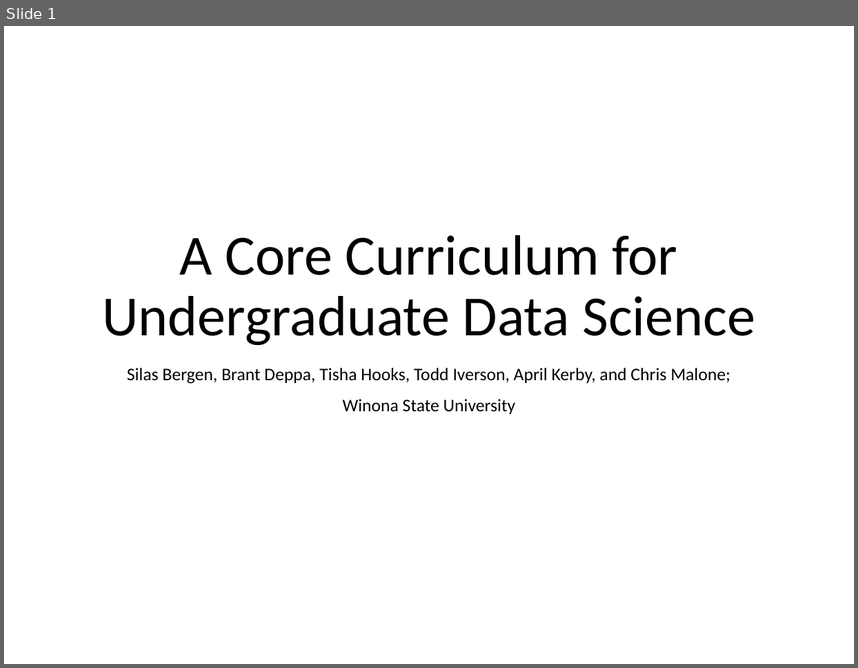
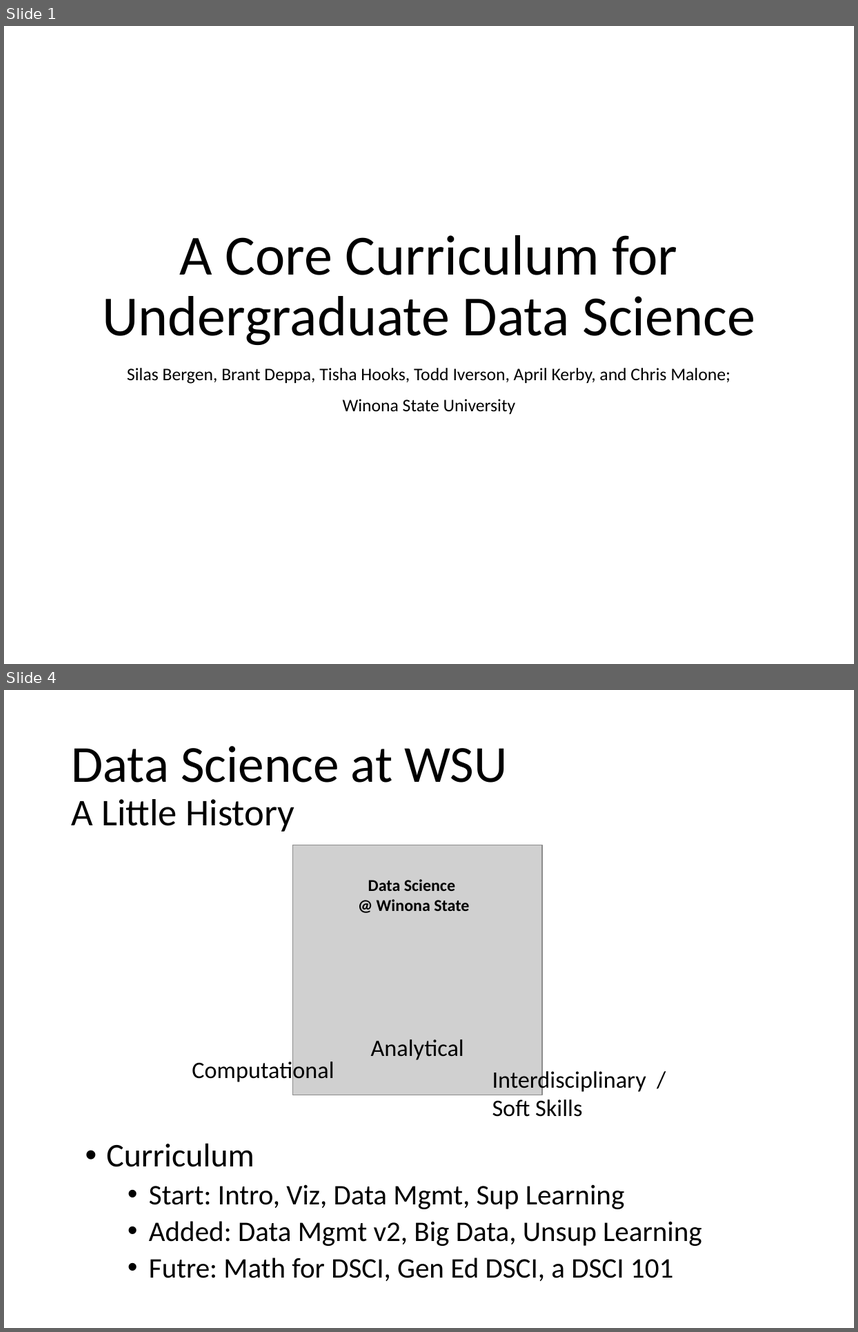
Before and after one commit to WSU-DataScience/USCOTS19_workshop, a slide deck: DSCI_at_WSU.pptx. Shown one above the other, each under a label of ours: slide 1 before the commit, slides 1 and 4 after it; the slides between them are not shown. The pictures are 858x668 and 858x1332 pixels, drawn with LibreOffice and Linux fonts; fonts in the diff are those of the drawing; grey boxes stand for pictures. Boxes give left, top, right and bottom in pixels: in the first picture for what was removed or moved away, otherwise in the second. Text is boxed around its words. In the diff, an @@ line names an element or a change of style, - is before the commit and + after.

Commit message:
Updated to History of Program

```diff
--- a/DSCI_at_WSU.pptx
+++ b/DSCI_at_WSU.pptx
@@ slide 4 added at (4,690,854,1328), background #FFFFFF @@
@@ title added at (71,746,508,831), 44 pt, text #000000 @@
+Data Science at WSU
+A Little History
@@ group added at (192,845,646,1116): 4 texts, 1 picture @@
+Data Science
+@ Winona State
+Computational
+Analytical
+Interdisciplinary /
+Soft Skills
@@ text added at (106,1143,702,1281), 24 pt, text #000000 @@
+• Curriculum
+  • Start: Intro, Viz, Data Mgmt, Sup Learning
+  • Added: Data Mgmt v2, Big Data, Unsup Learning
+  • Futre: Math for DSCI, Gen Ed DSCI, a DSCI 101
```
Also in this commit, not shown: 5 slides changed, 2 other slides added, 1 slide removed.
